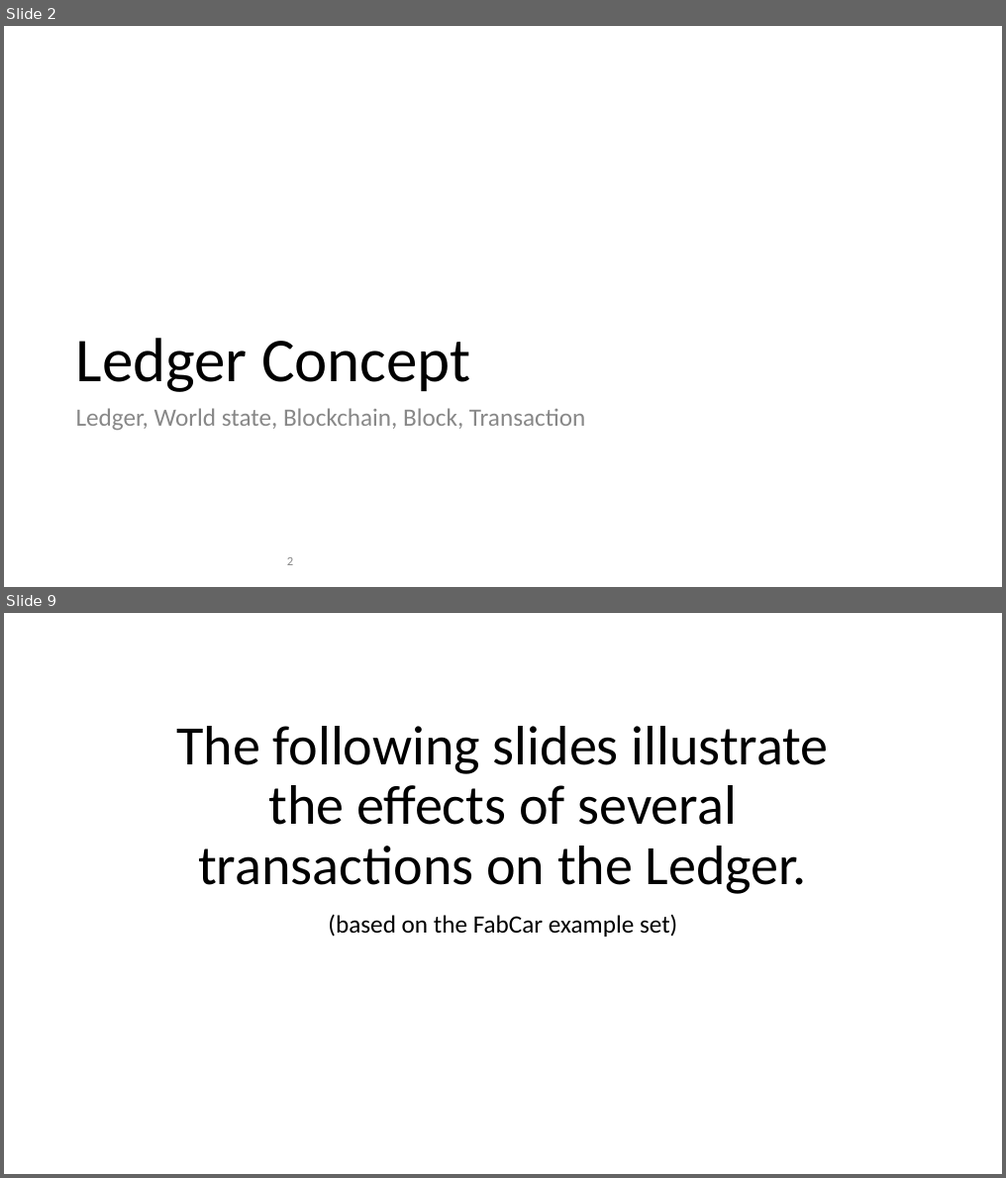
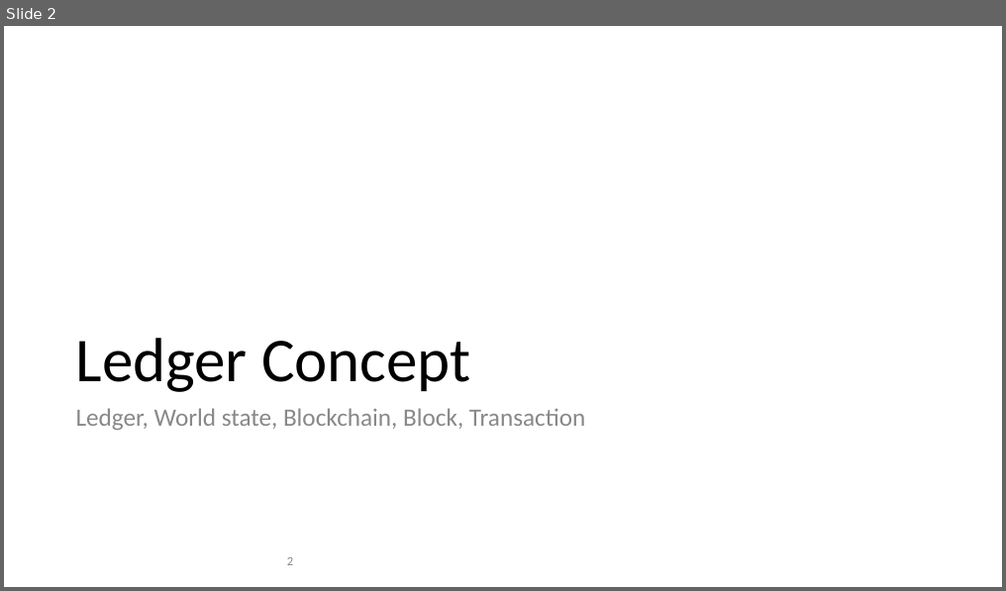
Before and after one commit to hyperledger/fabric, a slide deck: docs/source/diagrams/diagrams.pptx. Shown one above the other, each under a label of ours: slides 2 and 9 before the commit, slide 2 after it; the slides between them are not shown. The pictures are 1006x1178 and 1006x591 pixels, drawn with LibreOffice and Linux fonts; fonts in the diff are those of the drawing. Boxes give left, top, right and bottom in pixels: in the first picture for what was removed or moved away, otherwise in the second. Text is boxed around its words. In the diff, an @@ line names an element or a change of style, - is before the commit and + after.

```diff
--- a/docs/source/diagrams/diagrams.pptx
+++ b/docs/source/diagrams/diagrams.pptx
@@ slide 9 removed at (x1=4, y1=613, x2=1002, y2=1174), background #FFFFFF @@
@@ title removed at (x1=176, y1=726, x2=829, y2=894) @@
-The following slides illustrate the effects of several transactions on the Ledger.
@@ subtitle removed at (x1=328, y1=914, x2=677, y2=937) @@
-(based on the FabCar example set)
```
Also in this commit, not shown: 6 slides changed, 17 slides added, 18 other slides removed, 17 other files.
